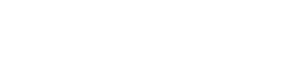
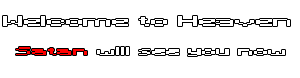
Before/after of a w=300, h=78 layered artwork. What changed in the layer stack:
renamed "Don't Be Late" to "Satan will see you now", painted on it over [16, 46, 285, 56]
renamed "God Awaits YOU" to "Welcome to Heaven", painted on it over [3, 15, 291, 26]
